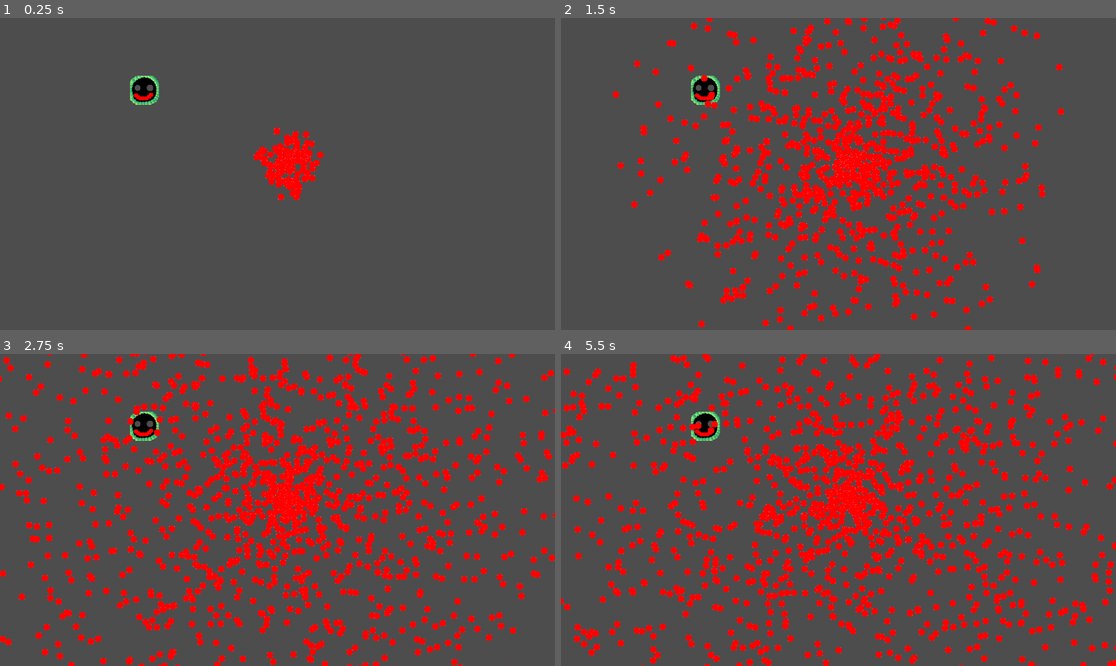
Above: before the commit, frames 1-4 (two rows, left to right).
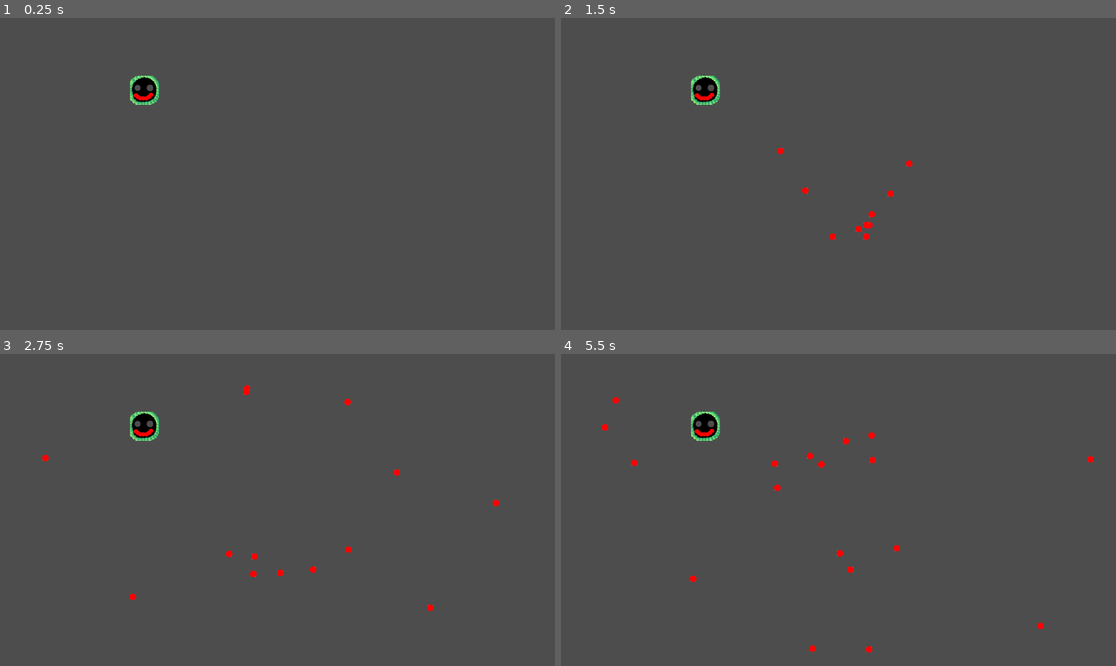
Above: after the commit, the same moments.

Repository: Antoine-Lagache/GameJam_2025
Game: Godot game, scene res://scene/mechant.tscn
Same seed, same stepped clock (60 frames per second), same inputs: the game is played once before the commit and once after it.
Inputs:
- Up to frame 1 (0.25 s): no input
- Up to frame 2 (1.5 s): hold Right (right) 0.53-1.28 s; hold Down (down) from 1.28 s (still down)
- Up to frame 3 (2.75 s): release Down (down) at 2.03 s; hold Right (right) from 2.03 s (still down)
- Up to frame 4 (5.5 s): release Right (right) at 2.78 s; hold Up (up) 2.78-3.53 s; hold Left (left) 3.53-5.03 s; hold Down (down) from 5.03 s (still down)

The runs differ from the first frame. In frame 1, 1.4% of the frame differs, in the area x 45-59%, y 34-59%; in frame 2, 14%; in frame 3, 20%; in frame 4, 20%, in the area x 0-100%, y 0-100%.

Commit message:
made the bullets reasonable

Diff:
--- a/gamejame/scene/mechant.tscn
+++ b/gamejame/scene/mechant.tscn
@@ -19,7 +19,6 @@
 shape = SubResource("CircleShape2D_7bvp0")
 
 [node name="Timer" type="Timer" parent="."]
-wait_time = 0.001
 autostart = true
 
 [connection signal="timeout" from="Timer" to="." method="_on_timer_timeout"]
Not shown: 1 places in gamejame/scene/bullet.tscn that only renumber resources
Not shown: 1 places in gamejame/scene/player.tscn that only renumber resources
